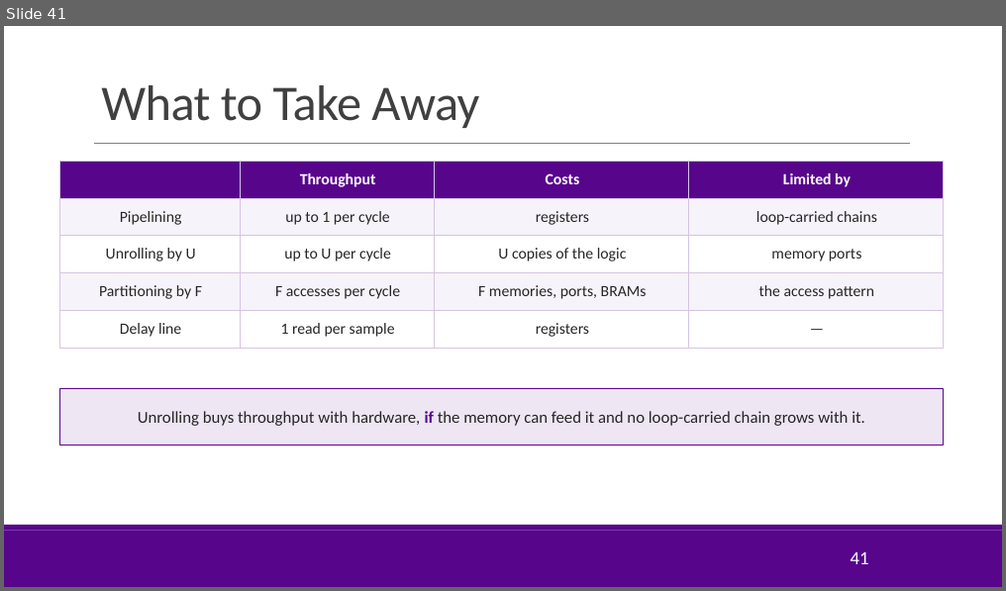
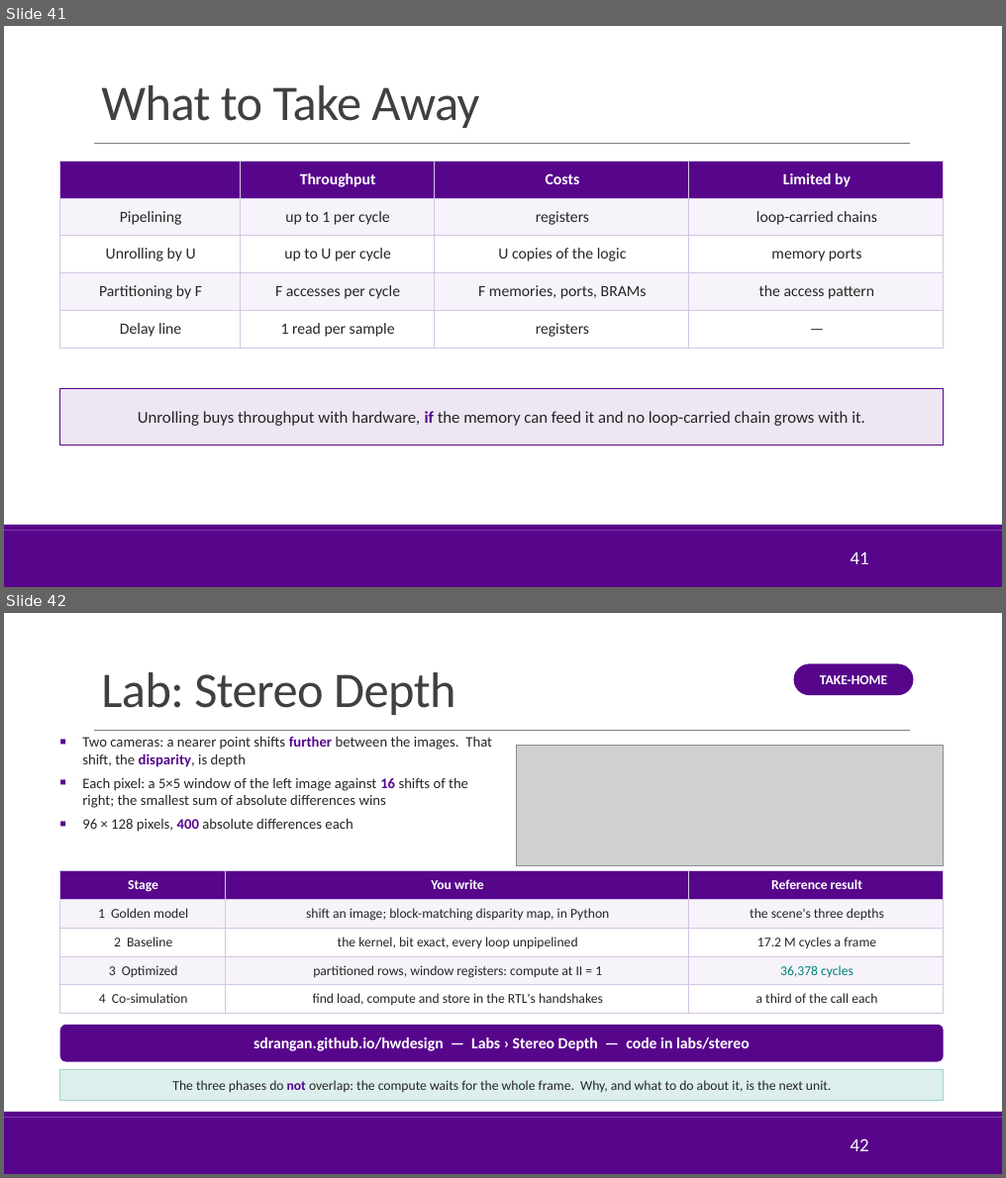
Before and after one commit to sdrangan/hwdesign, a slide deck: units/unit08_unroll/unroll.pptx. Shown one above the other, each under a label of ours: slide 41 before the commit, slides 41 and 42 after it. The pictures are 1006x591 and 1006x1178 pixels, drawn with LibreOffice and Linux fonts; fonts in the diff are those of the drawing; grey boxes stand for pictures; background and template pictures are left out. Boxes give left, top, right and bottom in pixels: in the first picture for what was removed or moved away, otherwise in the second. Text is boxed around its words. In the diff, an @@ line names an element or a change of style, - is before the commit and + after.

```diff
--- a/units/unit08_unroll/unroll.pptx
+++ b/units/unit08_unroll/unroll.pptx
@@ slide 42 added at (4, 613, 1002, 1174), background #FFFFFF; not listed: 3 template elements that a slide beside it also shows @@
@@ rounded rectangle added at (794, 663, 914, 695), fill #57068C, 13 pt, text #FFFFFF, bold @@
+TAKE-HOME
@@ title added at (101, 672, 456, 715), 48 pt, text #404040 @@
+Lab: Stereo Depth
@@ text added at (82, 736, 492, 832), 14 pt, text #262626 @@
+■ Two cameras: a nearer point shifts further between the images. That shift, the disparity, is depth
+■ Each pixel: a 5×5 window of the left image against 16 shifts of the right; the smallest sum of absolute differences wins
+■ 96 × 128 pixels, 400 absolute differences each
@@ picture added at (517, 746, 944, 866) @@
@@ table added at (60, 871, 944, 1014), 5 rows, 3 columns @@
+Stage | You write | Reference result
+1 Golden model | shift an image; block-matching disparity map, in Python | the scene's three depths
+2 Baseline | the kernel, bit exact, every loop unpipelined | 17.2 M cycles a frame
+3 Optimized | partitioned rows, window registers: compute at II = 1 | 36,378 cycles
+4 Co-simulation | find load, compute and store in the RTL's handshakes | a third of the call each
@@ rounded rectangle added at (60, 1025, 944, 1062), fill #57068C, 15 pt, text #FFFFFF, bold @@
+sdrangan.github.io/hwdesign — Labs › Stereo Depth — code in labs/stereo
@@ rectangle added at (60, 1069, 944, 1101), fill #DCEFEC, outline #9FD3CC 1 pt, 13 pt, text #262626 @@
+The three phases do not overlap: the compute waits for the whole frame. Why, and what to do about it, is the next unit.
@@ page number added at (850, 1139, 869, 1152), 18 pt, text #FFFFFF @@
+42
```
Also in this commit, not shown: 25 other files.
